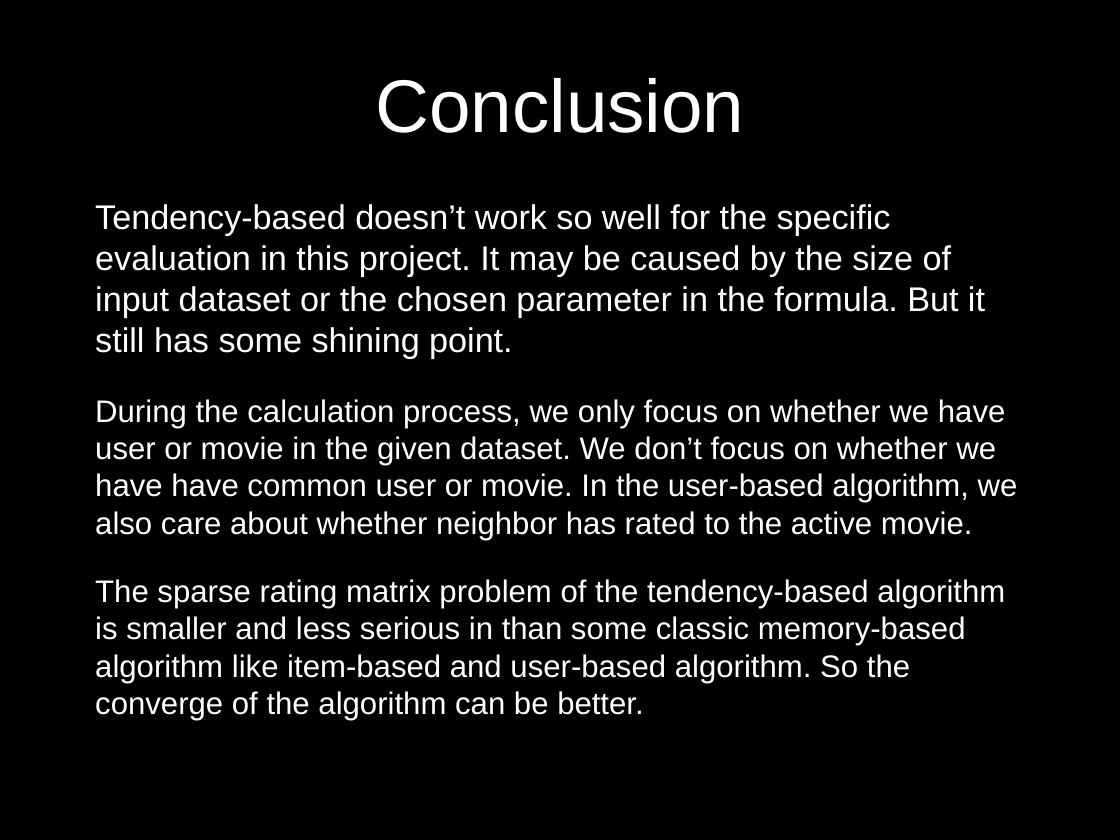
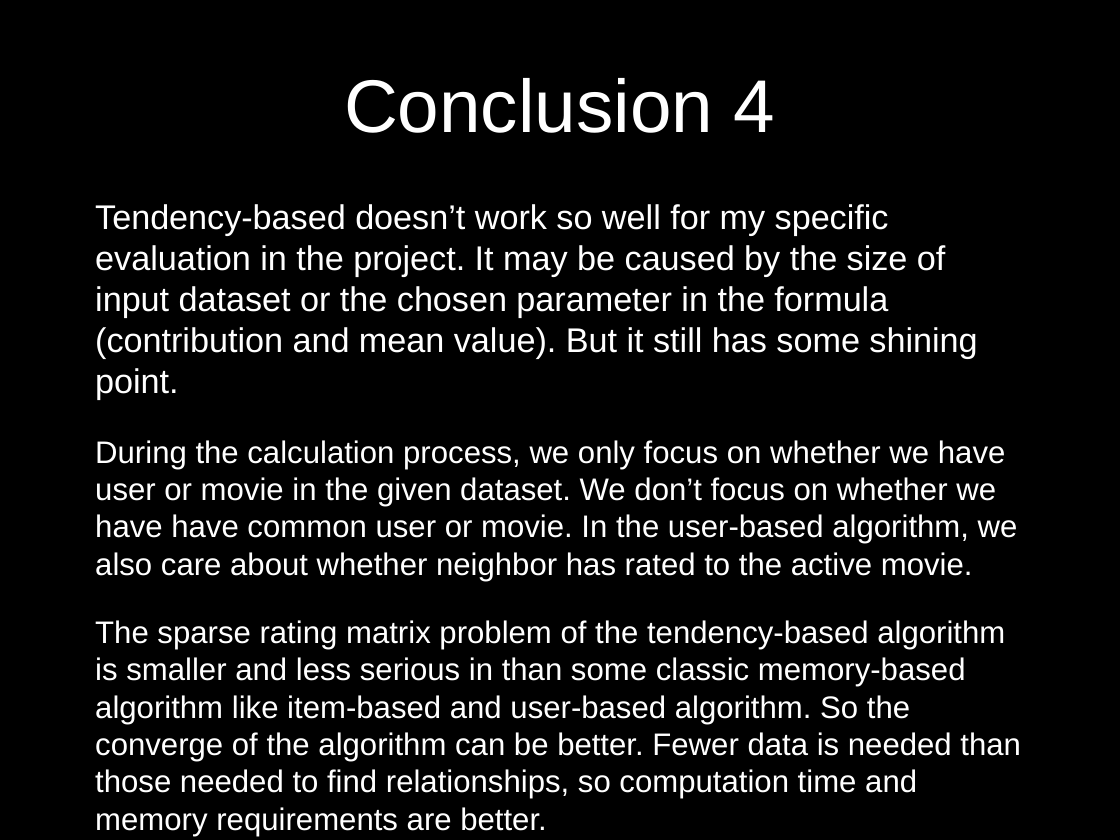
Before and after one commit to UCSBGauchos/MAE-data, a slide deck: slide 54 of Final Presentation.pptx (slide 47 before the commit). Drawn at 1120x840 pixels with LibreOffice and Linux fonts; fonts in the diff are those of the drawing; background and template pictures are left out. Boxes give left, top, right and bottom in pixels: in the first picture for what was removed or moved away, otherwise in the second. Text is boxed around its words. In the diff, an @@ line names an element or a change of style, - is before the commit and + after.

```diff
--- a/Final Presentation.pptx
+++ b/Final Presentation.pptx
@@ title at (344,78,776,133): text changed @@
-Conclusion
+Conclusion 4
@@ text at (95,204,977,400): text changed @@
-Tendency-based doesn’t work so well for the specific evaluation in this project. It may be caused by the size of input dataset or the chosen parameter in the formula. But it still has some shining point.
+Tendency-based doesn’t work so well for my specific evaluation in the project. It may be caused by the size of input dataset or the chosen parameter in the formula (contribution and mean value). But it still has some shining point.
@@ text at (95,620,1021,761): text changed @@
-The sparse rating matrix problem of the tendency-based algorithm is smaller and less serious in than some classic memory-based algorithm like item-based and user-based algorithm. So the converge of the algorithm can be better.
+The sparse rating matrix problem of the tendency-based algorithm is smaller and less serious in than some classic memory-based algorithm like item-based and user-based algorithm. So the converge of the algorithm can be better. Fewer data is needed than those needed to find relationships, so computation time and memory requirements are better.
```
Also in this commit, not shown: 10 other slides changed, 8 slides added.
